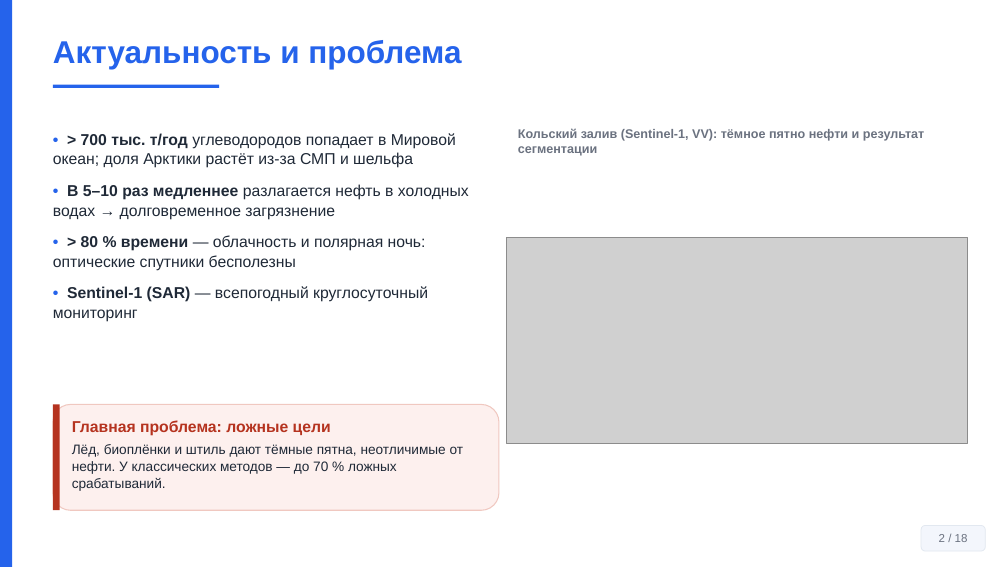
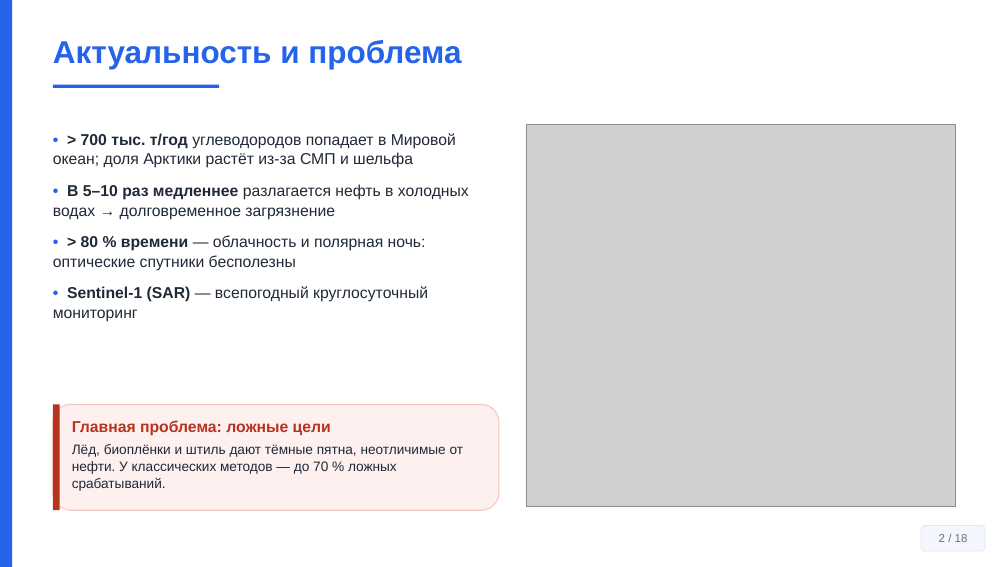
Before and after one commit to Confucius-hub/spbu_db_hw, a slide deck: slide 2 of thesis/vkr_final/Презентация_Финал_Байханов_2026.pptx. Drawn at 1008x567 pixels with LibreOffice and Linux fonts; fonts in the diff are those of the drawing; grey boxes stand for pictures. Boxes give left, top, right and bottom in pixels: in the first picture for what was removed or moved away, otherwise in the second. Text is boxed around its words. In the diff, an @@ line names an element or a change of style, - is before the commit and + after.

```diff
--- a/thesis/vkr_final/Презентация_Финал_Байханов_2026.pptx
+++ b/thesis/vkr_final/Презентация_Финал_Байханов_2026.pptx
@@ text removed at <box>518,128,924,156</box> @@
-Кольский залив (Sentinel-1, VV): тёмное пятно нефти и результат сегментации
@@ picture: place and size @@
-picture at <box>507,237,968,443</box>
+picture at <box>526,125,956,507</box>
```
Also in this commit, not shown: 2 other slides changed, 3 other files.
